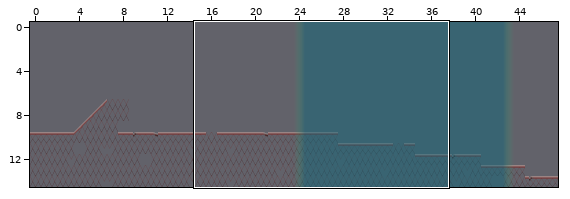
An edit to a level. Tiled map, so21/Resources/map.tmx. The first picture is a wide view before the edit; the outline marks the close-up.
Close-up. First the earlier version:
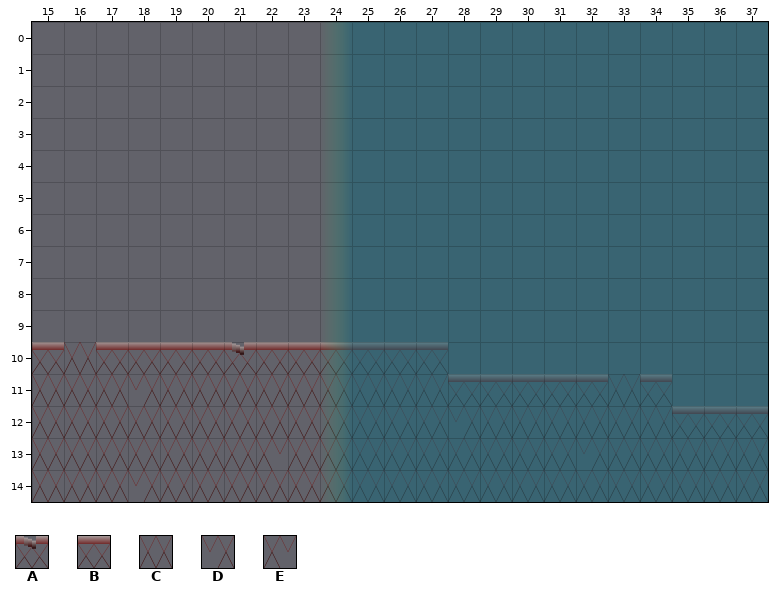
Cells are 32x32 px. Shown: x 15..37, y 0..14.
Key: from "tiles": A 51, B 52, C 53, D 54, E 61.
_ is an empty cell.
Layers that did not change in this view are not listed.
Layer "Foreground" before, first column x 15:
 0 _______________________
 1 _______________________
 2 _______________________
 3 _______________________
 4 _______________________
 5 _______________________
 6 _______________________
 7 _______________________
 8 _______________________
 9 _______________________
10 BCBBBBABBBBBB__________
11 CCCDCCCCCCCCCBBBBBCB___
12 CCCCCCCCCCCCCDCCCCCCBBB
13 CCCCCCCECCCCCCCCCDCCCCC
14 CCCDCCCCCCCCCCCCCCCCCCC
And afterwards:
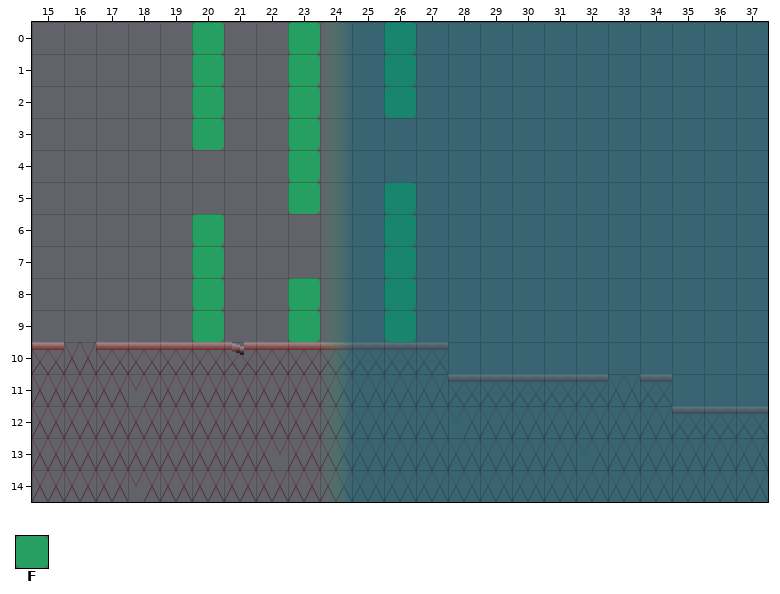
Further tiles: from "tiles": F 25.
Change:
Layer "Foreground":
y 0..2: x 20 _ -> F; x 23 _ -> F; x 26 _ -> F
y 3: x 20 _ -> F; x 23 _ -> F
y 4: x 23 _ -> F
y 5: x 23 _ -> F; x 26 _ -> F
y 6..7: x 20 _ -> F; x 26 _ -> F
y 8..9: x 20 _ -> F; x 23 _ -> F; x 26 _ -> F
Where, in picture pixels (left, top, right, bottom), the same in both close-ups:
added: (192, 22, 224, 150)
added: (288, 22, 320, 214)
added: (384, 22, 416, 118)
added: (384, 182, 416, 342)
added: (192, 214, 224, 342)
added: (288, 278, 320, 342)
